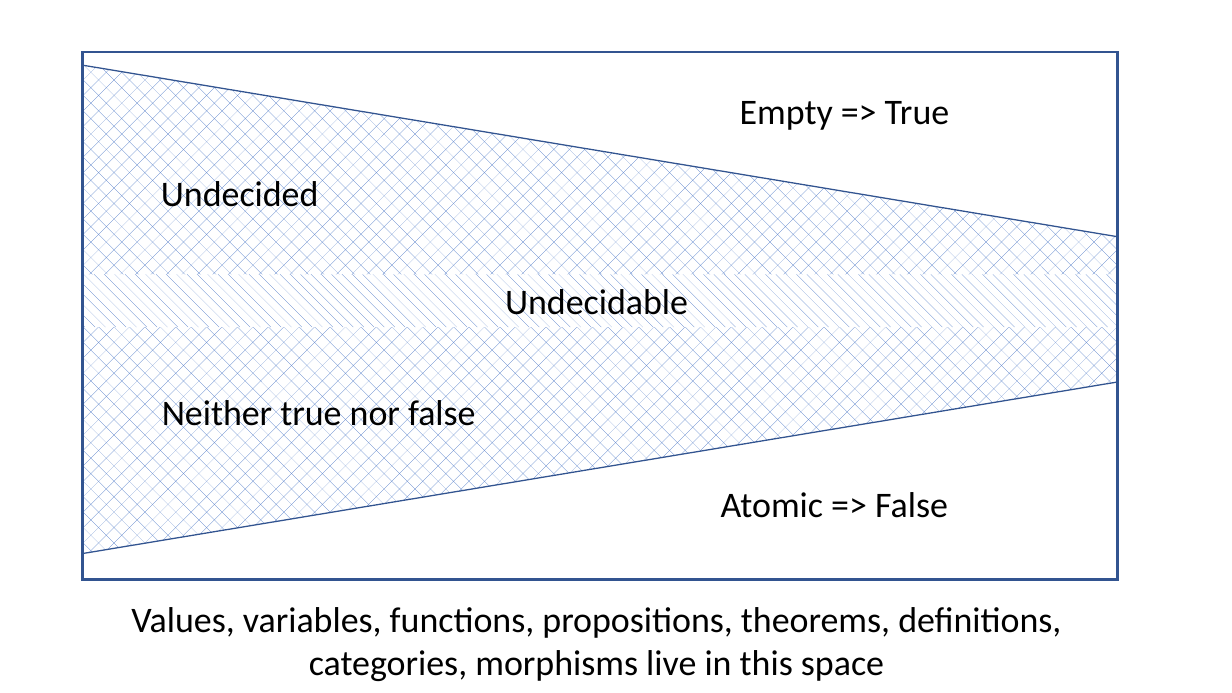
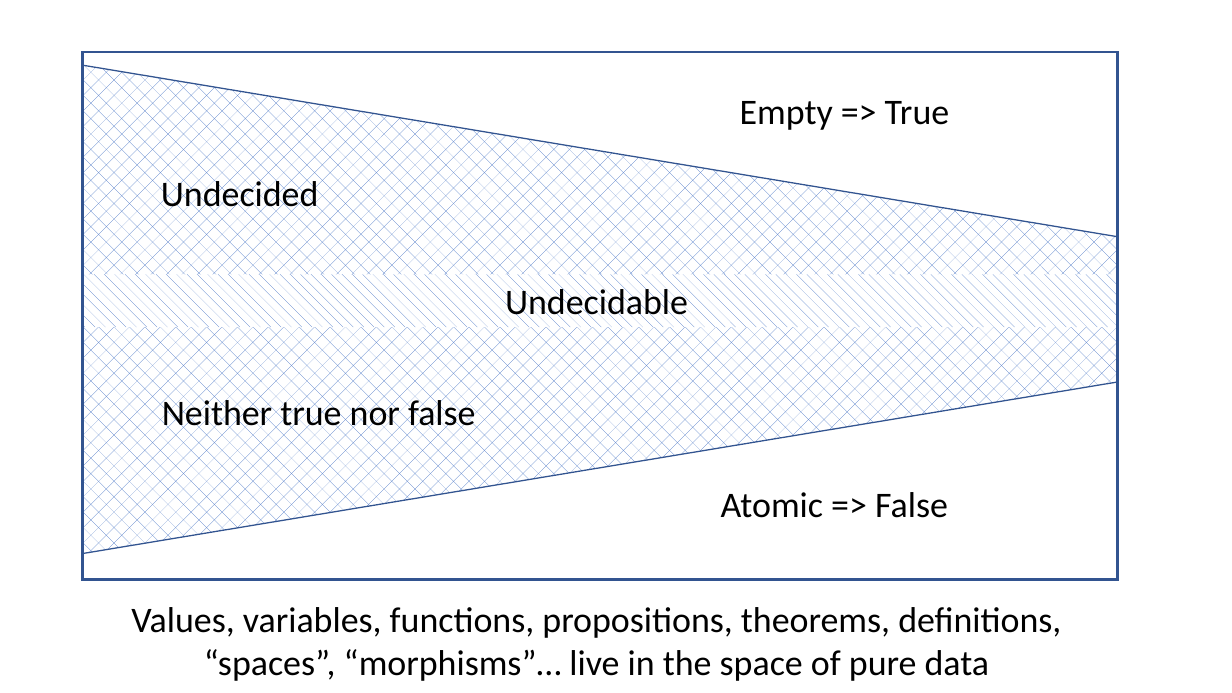
Before and after one commit to Saul-Youssef/coda, a slide deck: slide 15 of doc/talk/coda.pptx. Drawn at 1232x693 pixels with LibreOffice and Linux fonts; fonts in the diff are those of the drawing. Boxes give left, top, right and bottom in pixels: in the first picture for what was removed or moved away, otherwise in the second. Text is boxed around its words. In the diff, an @@ line names an element or a change of style, - is before the commit and + after.

```diff
--- a/doc/talk/coda.pptx
+++ b/doc/talk/coda.pptx
@@ text at [131, 607, 1061, 681]: text changed @@
-Values, variables, functions, propositions, theorems, definitions, categories, morphisms live in this space
+Values, variables, functions, propositions, theorems, definitions, “spaces”, “morphisms”… live in the space of pure data
```
Also in this commit, not shown: 10 other slides changed, 5 slides added, 5 slides removed, 1 other file.
